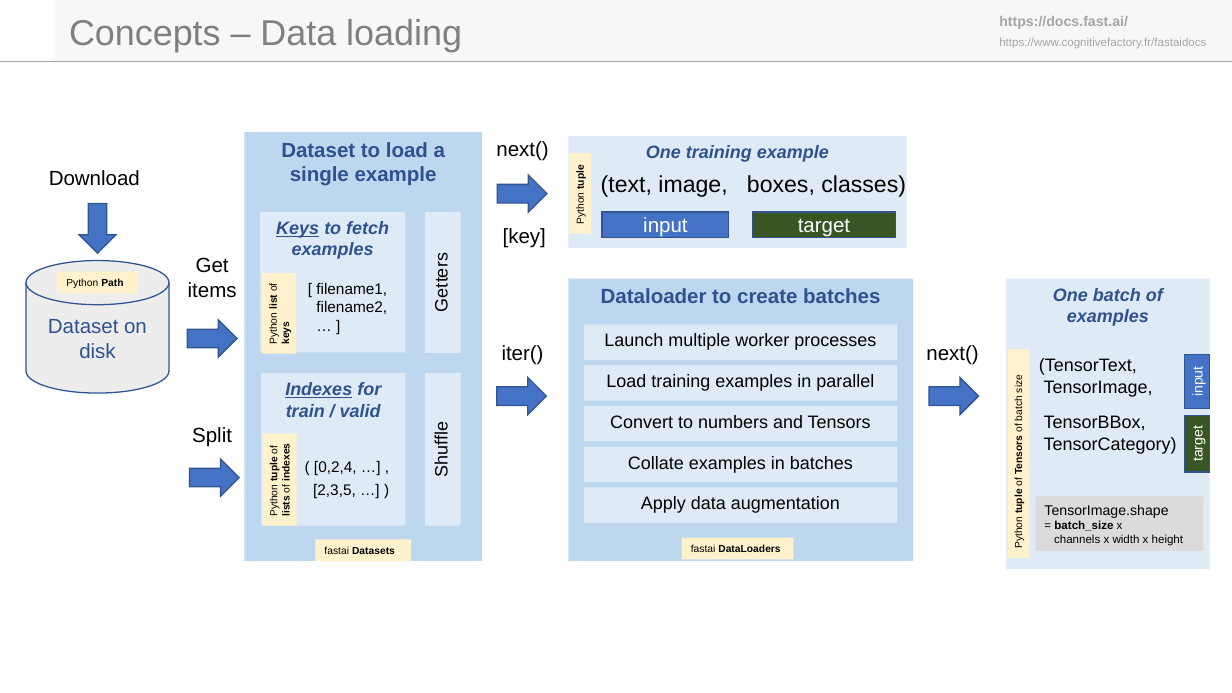
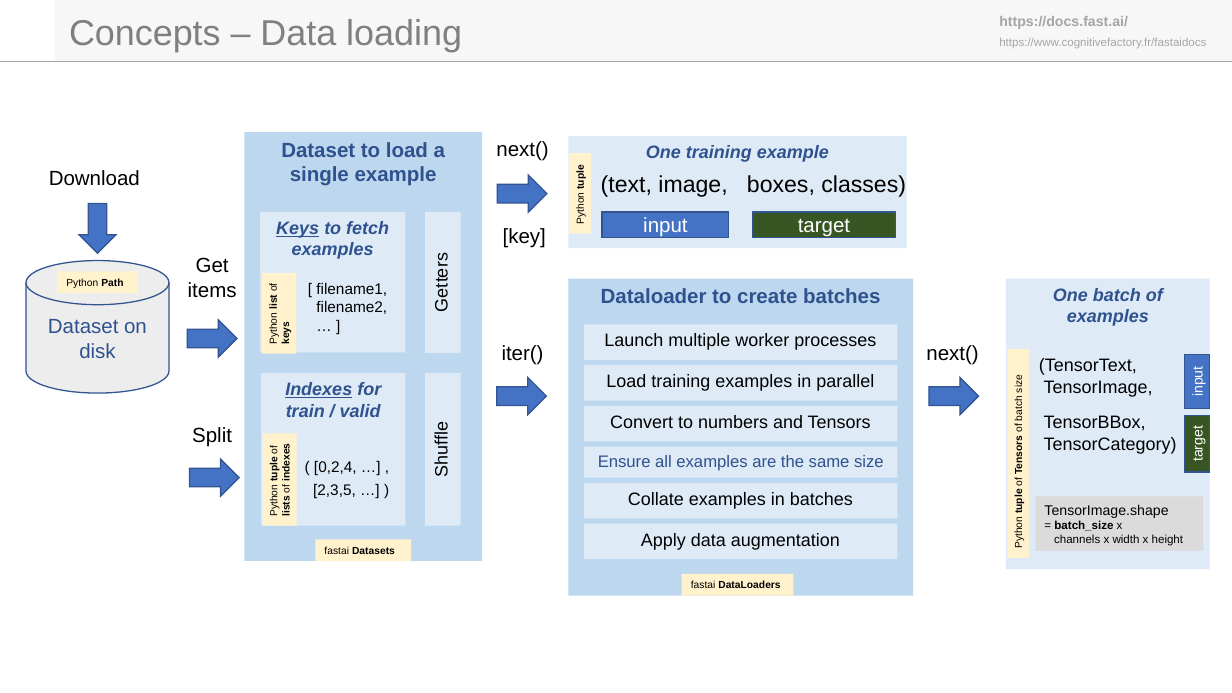
Before and after one commit to laurentprudhon/cognitivefactory-blog, a slide deck: slide 1 of fastaidocs/fastai_docs_v1.pptx. Drawn at 1232x693 pixels with LibreOffice and Linux fonts; fonts in the diff are those of the drawing; background and template pictures are left out. Boxes give left, top, right and bottom in pixels: in the first picture for what was removed or moved away, otherwise in the second. Text is boxed around its words. In the diff, an @@ line names an element or a change of style, - is before the commit and + after.

```diff
--- a/fastaidocs/fastai_docs_v1.pptx
+++ b/fastaidocs/fastai_docs_v1.pptx
@@ rectangle "Dataloader to create batches": place and size @@
-rectangle "Dataloader to create batches" at [568, 279, 913, 562]
+rectangle "Dataloader to create batches" at [568, 279, 913, 596]
@@ rectangle added at [584, 446, 897, 477], fill #DEEBF7, 13 pt, text #2F528F @@
+Ensure all examples are the same size
@@ 3 rectangles: place and size @@
-3 rectangles at [584, 446, 897, 560]
+3 rectangles at [584, 483, 897, 596]
```
Also in this commit, not shown: 2 other slides changed, 3 other files.
